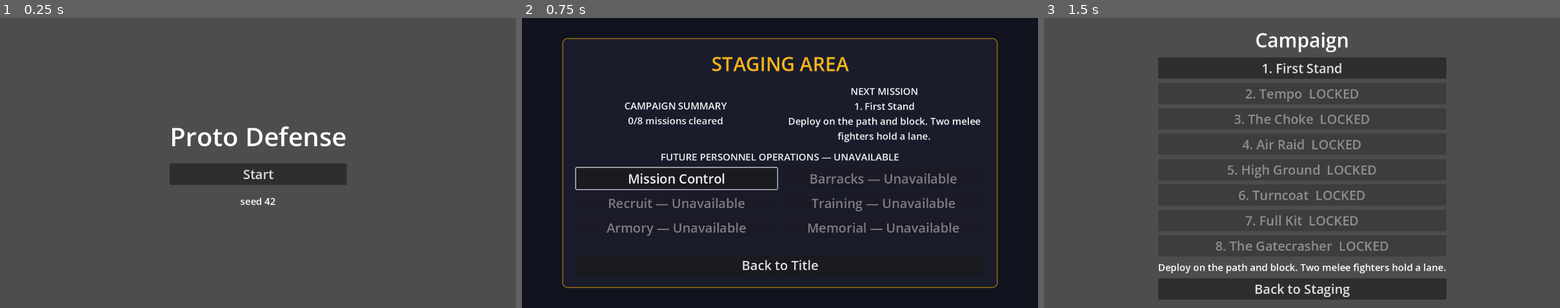
Above: before the commit, frames 1-3 (left to right).
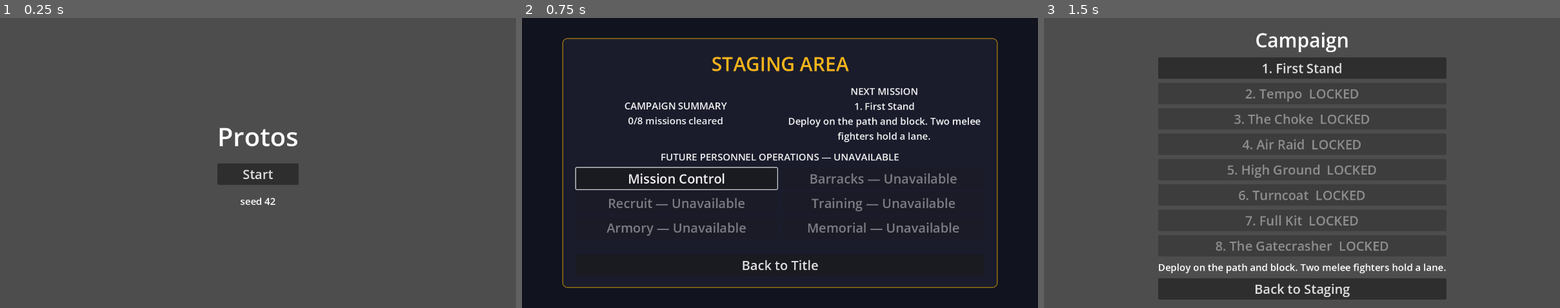
Above: after the commit, the same moments.

Repository: junnyboi/proto-td
Game: Godot game, scene res://scenes/title.tscn
Same seed, same stepped clock (60 frames per second), same inputs: the game is played once before the commit and once after it.
Inputs:
- Up to frame 1 (0.25 s): no input
- Up to frame 2 (0.75 s): click "Start" at 0.5 s
- Up to frame 3 (1.5 s): click "Mission Control" at 1.25 s

The runs differ from the first frame. In frame 1, 2.4% of the frame differs, in the area x 32-68%, y 37-58%; in frame 2, nothing differs; in frame 3, nothing differs.

Commit message:
AGENT 2 - Rename game to Protos

Diff:
--- a/autoloads/i18n.gd
+++ b/autoloads/i18n.gd
@@ -14,9 +14,9 @@
 
 func _ready() -> void:
 	var loaded := reload_catalog()
-	assert(loaded, "Proto Defense en-US catalog must load")
+	assert(loaded, "Protos en-US catalog must load")
 	TranslationServer.set_locale(String(DEFAULT_LOCALE))
-	DisplayServer.window_set_title(t(&"ui.game_title", "Proto Defense"))
+	DisplayServer.window_set_title(t(&"ui.game_title", "Protos"))
 
 
 func t(key: StringName, fallback: String) -> String:
--- a/localization/en-US.json
+++ b/localization/en-US.json
@@ -1,6 +1,6 @@
 {
   "locale": "en-US",
   "entries": {
-    "ui.game_title": "Proto Defense"
+    "ui.game_title": "Protos"
   }
 }
--- a/project.godot
+++ b/project.godot
@@ -10,7 +10,7 @@
 
 [application]
 
-config/name="Proto Defense"
+config/name="Protos"
 run/main_scene="res://scenes/title.tscn"
 config/features=PackedStringArray("4.7", "Forward Plus")
 config/icon="res://icon.svg"
--- a/scripts/ui/title.gd
+++ b/scripts/ui/title.gd
@@ -1,6 +1,6 @@
 extends Control
 
-## Proto Defense entry screen. The campaign is the only player-facing game flow;
+## Protos entry screen. The campaign is the only player-facing game flow;
 ## direct battle startup remains a harness/debug seam, never a title action.
 
 const FONT_SIZE_TITLE := 64
@@ -20,7 +20,7 @@
 
 	var label := Label.new()
 	label.name = "TitleLabel"
-	label.text = I18n.t(&"ui.game_title", "Proto Defense")
+	label.text = I18n.t(&"ui.game_title", "Protos")
 	label.add_theme_font_size_override("font_size", FONT_SIZE_TITLE)
 	label.horizontal_alignment = HORIZONTAL_ALIGNMENT_CENTER
 	vbox.add_child(label)
--- a/selftest/scenarios/boot.gd
+++ b/selftest/scenarios/boot.gd
@@ -18,18 +18,18 @@
 	var label := title.find_child("TitleLabel", true, false) as Label
 	var i18n := h.autoload("I18n")
 	h.check(
-		"title label is Proto Defense",
-		label != null and label.text == "Proto Defense",
+		"title label is Protos",
+		label != null and label.text == "Protos",
 		"text=%s" % (label.text if label != null else "<missing>"),
 	)
 	h.check(
 		"title matches localized ui.game_title",
 		i18n != null and label != null
-			and label.text == str(i18n.call("t", &"ui.game_title", "Proto Defense")),
+			and label.text == str(i18n.call("t", &"ui.game_title", "Protos")),
 	)
 	h.check(
-		"project metadata is Proto Defense",
-		str(ProjectSettings.get_setting("application/config/name", "")) == "Proto Defense",
+		"project metadata is Protos",
+		str(ProjectSettings.get_setting("application/config/name", "")) == "Protos",
 	)
 	var title_rect := title.get_global_rect()
 	var label_rect := label.get_global_rect() if label != null else Rect2()
--- a/test/test_i18n.gd
+++ b/test/test_i18n.gd
@@ -2,7 +2,7 @@
 
 const I18nScript := preload("res://autoloads/i18n.gd")
 const TITLE_KEY := &"ui.game_title"
-const TITLE_FALLBACK := "Proto Defense"
+const TITLE_FALLBACK := "Protos"
 
 
 func test_en_us_catalog_resolves_exact_product_title() -> void:
@@ -42,5 +42,5 @@
 	var project_name := str(ProjectSettings.get_setting("application/config/name", ""))
 	assert_eq(project_name, TITLE_FALLBACK)
 	var source := FileAccess.get_file_as_string("res://scripts/ui/title.gd")
-	assert_true(source.contains('I18n.t(&"ui.game_title", "Proto Defense")'))
+	assert_true(source.contains('I18n.t(&"ui.game_title", "Protos")'))
 	assert_false(source.contains('label.text = "Prototype TD"'))
Not shown, changed: CLAUDE.md
Not shown, changed: FINAL_REPORT.md
Not shown, changed: PLAYTEST.md
Not shown, changed: assets/music/README.md
Not shown, changed: docs/README.md
Not shown, changed: localization/README.md
